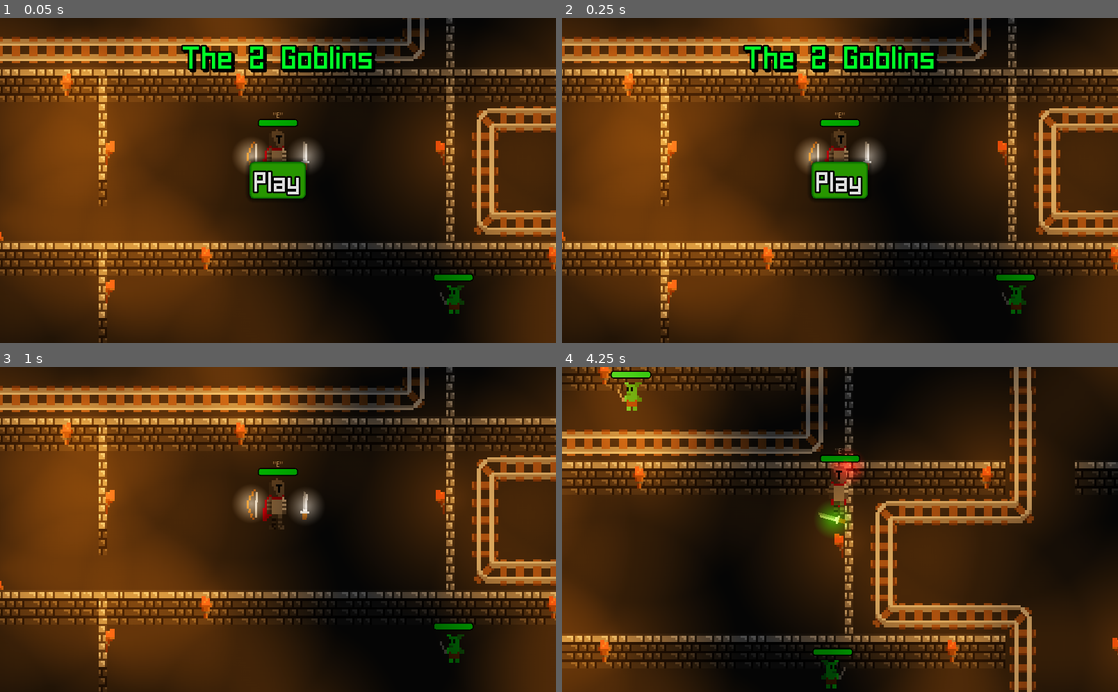
Above: before the commit, frames 1-4 (two rows, left to right).
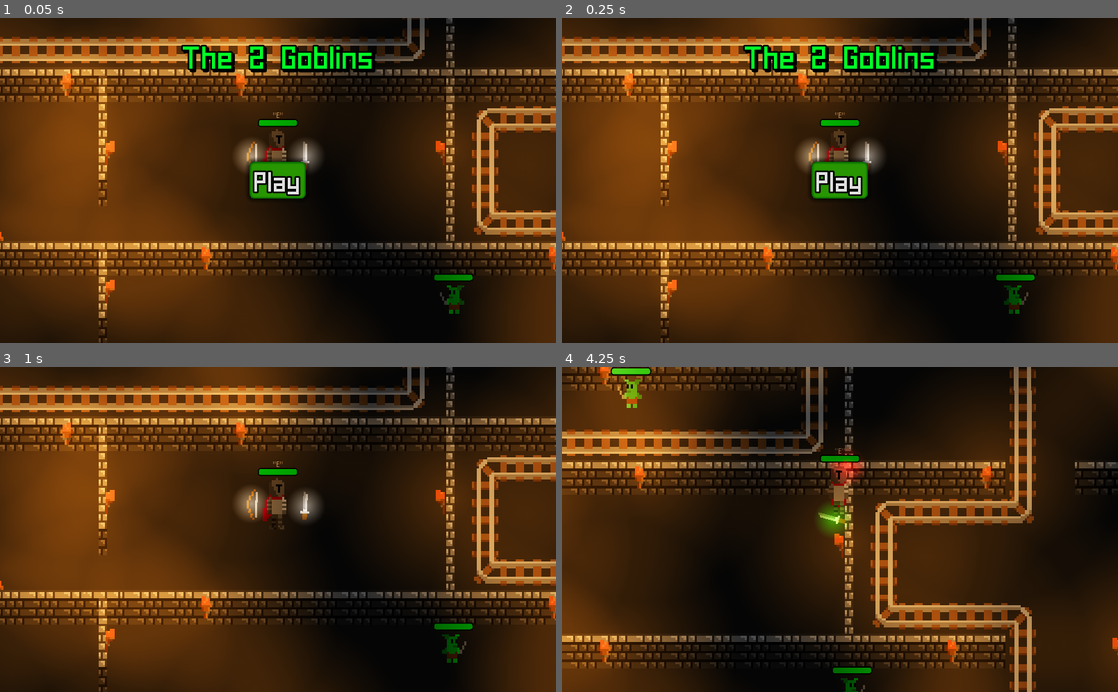
Above: after the commit, the same moments.

Repository: SilverSpace5/gotm-game-jam-23
Game: Godot game, scene res://Assets/Menu.tscn
Same seed, same stepped clock (60 frames per second), same inputs: the game is played once before the commit and once after it.
Inputs (mouse positions are in pixels of both pictures, inside the frame that each line leads up to):
- Up to frame 1 (0.05 s): no input
- Up to frame 2 (0.25 s): no input
- Up to frame 3 (1 s): click "Play" at 0.5 s
- Up to frame 4 (4.25 s): move the mouse to (962, 513) at 1.27 s; hold D (right) 1.28-2.03 s; click (962, 513) at 1.35 s; move the mouse to (728, 545) at 2.02 s; hold S (down) 2.03-2.78 s; tap 2 (bow) at 2.1 s; move the mouse to (895, 458) at 2.77 s; hold D (right) 2.78-3.53 s; tap 1 (sword) at 2.85 s; move the mouse to (812, 594) at 3.52 s; hold W (up) from 3.53 s (still down); tap E (use) at 3.6 s

Frame 1 is identical in both runs. In frame 2, 0.2% of the frame differs, in the area x 79-84%, y 82-92%; in frame 3, 0.2%; in frame 4, 0.9%, in the area x 8-56%, y 0-100%.
Error after the commit: Parse Error: Indented block expected after declaration of "_process" function. (res://Scripts/Game.gd:15)

Commit message:
a

Diff:
--- a/Gangster.tscn
+++ b/Gangster.tscn
@@ -88,7 +88,7 @@
 [node name="Sprite" type="Sprite"]
 scale = Vector2( 2, 2 )
 texture = ExtResource( 1 )
-offset = Vector2( 0, -17.912 )
+offset = Vector2( 0, -31.235 )
 hframes = 9
 script = ExtResource( 2 )
 
@@ -102,5 +102,5 @@
 [node name="KinematicBody2D" type="KinematicBody2D" parent="."]
 
 [node name="CollisionShape2D" type="CollisionShape2D" parent="KinematicBody2D"]
-position = Vector2( 0, -1 )
+position = Vector2( 0, -15 )
 shape = SubResource( 6 )
--- a/Scripts/Game.gd
+++ b/Scripts/Game.gd
@@ -12,7 +12,7 @@
 	$techno_boss_theme.playing = false
 
 func _process(delta):
-	if $"nav/YSort/Goblin King".health <= 0:
+d	if $"nav/YSort/Goblin King".health <= 0:
 		$boss_fight_music.playing = false
 		$techno_boss_theme.playing = true
 	pass
Binary file added: dj.png
Not shown, added: dj.png.import
